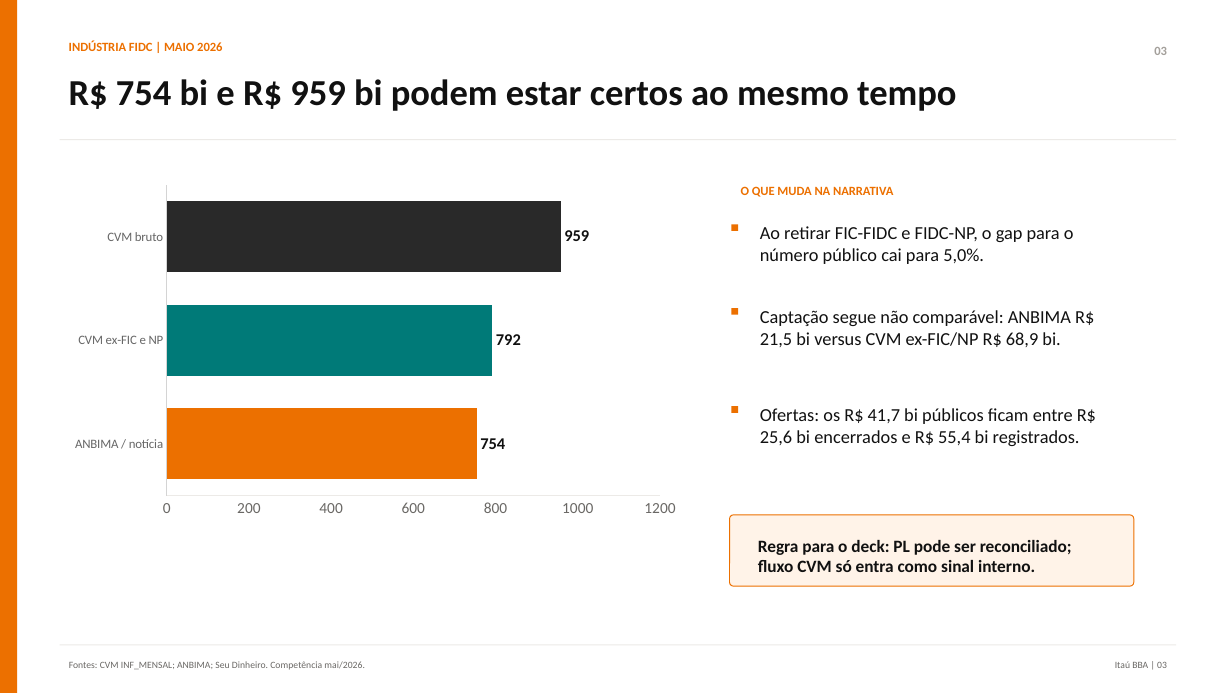
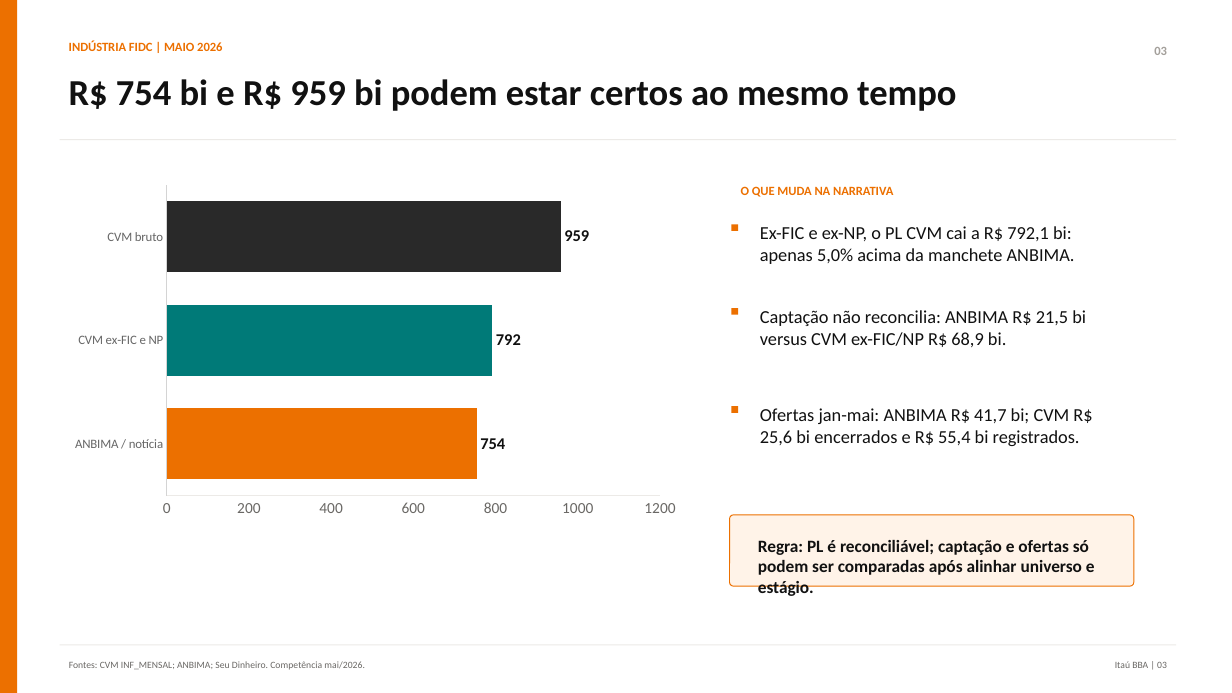
Before and after one commit to abalroar/fidc, a slide deck: slide 3 of outputs/fidc_presidente_bba_20260710/FIDC_Industria_Diagnostico_Competitivo_BBA.pptx. Drawn at 1232x693 pixels with LibreOffice and Linux fonts; fonts in the diff are those of the drawing. Boxes give left, top, right and bottom in pixels: in the first picture for what was removed or moved away, otherwise in the second. Text is boxed around its words. In the diff, an @@ line names an element or a change of style, - is before the commit and + after.

Commit message:
Deliver definitive FIDC executive intelligence

```diff
--- a/outputs/fidc_presidente_bba_20260710/FIDC_Industria_Diagnostico_Competitivo_BBA.pptx
+++ b/outputs/fidc_presidente_bba_20260710/FIDC_Industria_Diagnostico_Competitivo_BBA.pptx
@@ text at (760, 226, 1075, 264): text changed @@
-Ao retirar FIC-FIDC e FIDC-NP, o gap para o número público cai para 5,0%.
+Ex-FIC e ex-NP, o PL CVM cai a R$ 792,1 bi: apenas 5,0% acima da manchete ANBIMA.
@@ text at (760, 310, 1086, 347): text changed @@
-Captação segue não comparável: ANBIMA R$ 21,5 bi versus CVM ex-FIC/NP R$ 68,9 bi.
+Captação não reconcilia: ANBIMA R$ 21,5 bi versus CVM ex-FIC/NP R$ 68,9 bi.
@@ text at (760, 408, 1092, 446): text changed @@
-Ofertas: os R$ 41,7 bi públicos ficam entre R$ 25,6 bi encerrados e R$ 55,4 bi registrados.
+Ofertas jan-mai: ANBIMA R$ 41,7 bi; CVM R$ 25,6 bi encerrados e R$ 55,4 bi registrados.
@@ text at (758, 540, 1095, 575): text changed @@
-Regra para o deck: PL pode ser reconciliado; fluxo CVM só entra como sinal interno.
+Regra: PL é reconciliável; captação e ofertas só podem ser comparadas após alinhar universo e estágio.
```
Also in this commit, not shown: 18 other slides changed, 11 slides added, 29 other files.
